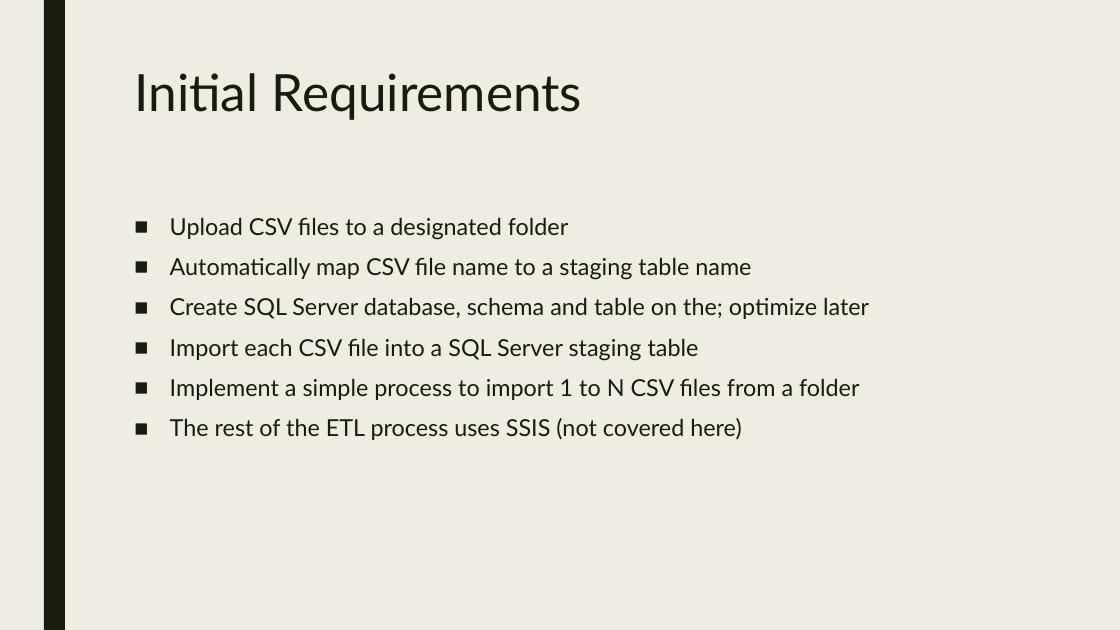
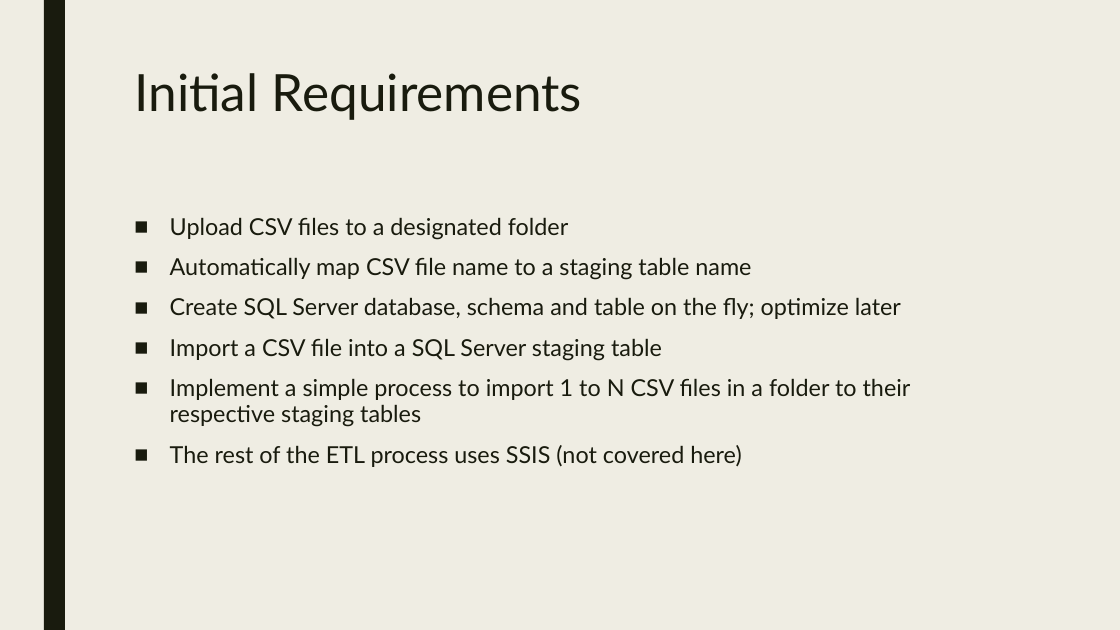
Before and after one commit to agent86ray/PowerShell-ETL-Framework, a slide deck: slide 4 of Powershell ETL framework.pptx. Drawn at 1120x630 pixels with LibreOffice and Linux fonts; fonts in the diff are those of the drawing. Boxes give left, top, right and bottom in pixels: in the first picture for what was removed or moved away, otherwise in the second. Text is boxed around its words. In the diff, an @@ line names an element or a change of style, - is before the commit and + after.

```diff
--- a/Powershell ETL framework.pptx
+++ b/Powershell ETL framework.pptx
@@ text at (170, 297, 911, 427): text changed @@
-■ Create SQL Server database, schema and table on the; optimize later
-■ Import each CSV file into a SQL Server staging table
-■ Implement a simple process to import 1 to N CSV files from a folder
+■ Create SQL Server database, schema and table on the fly; optimize later
+■ Import a CSV file into a SQL Server staging table
+■ Implement a simple process to import 1 to N CSV files in a folder to their respective staging tables
```
Also in this commit, not shown: 5 other slides changed, 1 slide added, 7 other files.
